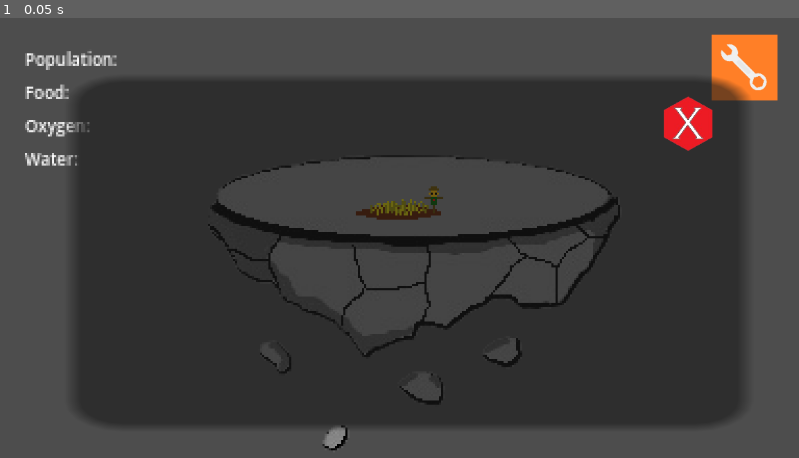
Above: before the commit, frame 1.
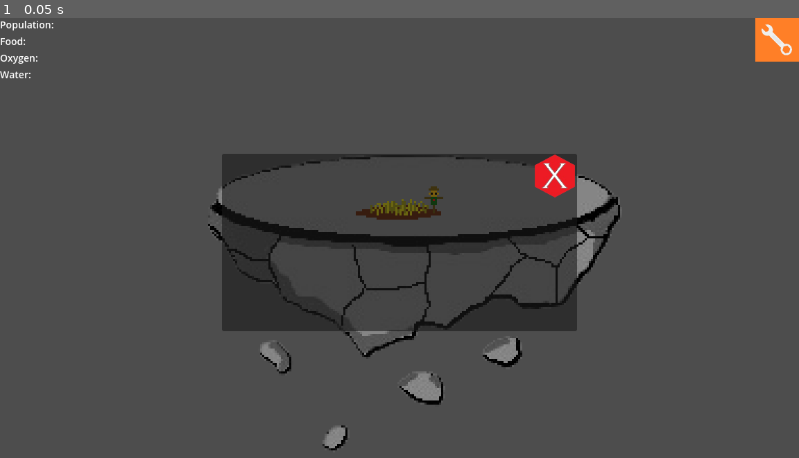
Above: after the commit, the same moment.

Repository: AvilaAndre/GlobalGameJam2025
Game: Godot game, scene res://scenes/planet_focus.tscn
Same seed, same stepped clock (60 frames per second), same inputs: the game is played once before the commit and once after it. This scene is started directly instead of the project's main scene.
Inputs:
- Up to frame 1 (0.05 s): no input

The runs differ from the first frame. In frame 1, 49% of the frame differs, in the area x 0-100%, y 0-94%.
Error in both runs: Invalid assignment of property or key 'id' with value of type 'Nil' on a base object of type 'Node2D (planet_info.gd)'. (res://scripts/planet.gd:7)

Commit message:
feat: added canvaslayer to planet_focus

Diff:
--- a/scenes/planet_focus.tscn
+++ b/scenes/planet_focus.tscn
@@ -14,78 +14,87 @@
 texture_filter = 1
 zoom = Vector2(3, 3)
 
-[node name="UI" type="Node" parent="."]
+[node name="UI" type="CanvasLayer" parent="."]
 script = ExtResource("2_dnvmm")
 
-[node name="VBoxContainer" type="VBoxContainer" parent="UI"]
-offset_left = -180.0
-offset_top = -94.0
-offset_right = -140.0
-offset_bottom = -54.0
+[node name="Control" type="Control" parent="UI"]
+layout_mode = 3
+anchors_preset = 15
+anchor_right = 1.0
+anchor_bottom = 1.0
+grow_horizontal = 2
+grow_vertical = 2
+size_flags_horizontal = 3
+size_flags_vertical = 3
 
-[node name="Label_Population" type="Label" parent="UI/VBoxContainer"]
+[node name="VBoxContainer" type="VBoxContainer" parent="UI/Control"]
+layout_mode = 1
+offset_right = 45.0
+offset_bottom = 60.0
+
+[node name="Label_Population" type="Label" parent="UI/Control/VBoxContainer"]
 texture_filter = 1
 layout_mode = 2
-theme_override_font_sizes/font_size = 8
+theme_override_font_sizes/font_size = 14
 text = "Population:"
 
-[node name="Label_Food" type="Label" parent="UI/VBoxContainer"]
+[node name="Label_Food" type="Label" parent="UI/Control/VBoxContainer"]
 texture_filter = 1
 layout_mode = 2
-theme_override_font_sizes/font_size = 8
+theme_override_font_sizes/font_size = 14
 text = "Food:"
 
-[node name="Label_Oxygen" type="Label" parent="UI/VBoxContainer"]
+[node name="Label_Oxygen" type="Label" parent="UI/Control/VBoxContainer"]
 texture_filter = 1
 layout_mode = 2
-theme_override_font_sizes/font_size = 8
+theme_override_font_sizes/font_size = 14
 text = "Oxygen:"
 
-[node name="Label_Water" type="Label" parent="UI/VBoxContainer"]
+[node name="Label_Water" type="Label" parent="UI/Control/VBoxContainer"]
 texture_filter = 1
 layout_mode = 2
-theme_override_font_sizes/font_size = 8
+theme_override_font_sizes/font_size = 14
 text = "Water:"
 
-[node name="UpgradesButton" type="TextureButton" parent="UI"]
+[node name="UpgradesButton" type="TextureButton" parent="UI/Control"]
+layout_mode = 1
 anchors_preset = 1
 anchor_left = 1.0
 anchor_right = 1.0
-offset_left = -1002.0
-offset_top = -100.0
-offset_right = -875.0
-offset_bottom = 27.0
+offset_left = -127.0
+offset_bottom = 127.0
 grow_horizontal = 0
-scale = Vector2(0.25, 0.25)
+scale = Vector2(0.5, 0.5)
+pivot_offset = Vector2(127, 0)
+size_flags_horizontal = 4
+size_flags_vertical = 4
 texture_normal = ExtResource("3_l375d")
 
-[node name="UpgradePanel" type="Panel" parent="UI"]
+[node name="UpgradePanel" type="Panel" parent="UI/Control"]
+layout_mode = 1
 anchors_preset = 8
 anchor_left = 0.5
 anchor_top = 0.5
 anchor_right = 0.5
 anchor_bottom = 0.5
-offset_left = -733.0
-offset_top = -403.0
-offset_right = -693.0
-offset_bottom = -363.0
+offset_left = -256.0
+offset_top = -128.0
+offset_right = 256.0
+offset_bottom = 128.0
 grow_horizontal = 2
 grow_vertical = 2
-scale = Vector2(8.08, 4.2)
 
-[node name="CloseButton" type="TextureButton" parent="UI/UpgradePanel"]
+[node name="CloseButton" type="TextureButton" parent="UI/Control/UpgradePanel"]
 layout_mode = 1
 anchors_preset = 1
 anchor_left = 1.0
 anchor_right = 1.0
-offset_left = -5.34654
-offset_top = 1.90476
-offset_right = 122.653
-offset_bottom = 129.905
+offset_left = -64.0
+offset_right = 64.0
+offset_bottom = 128.0
 grow_horizontal = 0
-scale = Vector2(0.025, 0.05)
+scale = Vector2(0.5, 0.5)
 texture_normal = ExtResource("4_nqqaw")
 
-[connection signal="pressed" from="UI/UpgradesButton" to="UI" method="_on_upgrades_button_pressed"]
-[connection signal="pressed" from="UI/UpgradesButton" to="UI" method="_on_texture_button_pressed"]
-[connection signal="pressed" from="UI/UpgradePanel/CloseButton" to="UI" method="_on_close_button_pressed"]
+[connection signal="pressed" from="UI/Control/UpgradesButton" to="UI" method="_on_upgrades_button_pressed"]
+[connection signal="pressed" from="UI/Control/UpgradePanel/CloseButton" to="UI" method="_on_close_button_pressed"]
--- a/scripts/upgrades_button.gd
+++ b/scripts/upgrades_button.gd
@@ -6,14 +6,14 @@
 	if data == null:
 		return
 
-	$VBoxContainer/Label_Population.text = "Population: " + str(data.population)
-	$VBoxContainer/Label_Food.text = "Food: " + str(snapped(data.food, 0.1))
-	$VBoxContainer/Label_Oxygen.text = "Oxygen: " + str(snapped(data.oxygen, 0.1))
-	$VBoxContainer/Label_Water.text = "Water: " + str(snapped(data.water, 0.1))
+	$Control/VBoxContainer/Label_Population.text = "Population: " + str(data.population)
+	$Control/VBoxContainer/Label_Food.text = "Food: " + str(snapped(data.food, 0.1))
+	$Control/VBoxContainer/Label_Oxygen.text = "Oxygen: " + str(snapped(data.oxygen, 0.1))
+	$Control/VBoxContainer/Label_Water.text = "Water: " + str(snapped(data.water, 0.1))
 
 func _on_upgrades_button_pressed():
-	$UpgradePanel.visible = true
+	$Control/UpgradePanel.visible = true
 
 
 func _on_close_button_pressed():
-	$UpgradePanel.visible = false
+	$Control/UpgradePanel.visible = false
Not shown: 1 places in scenes/main_menu.tscn that only renumber resources
